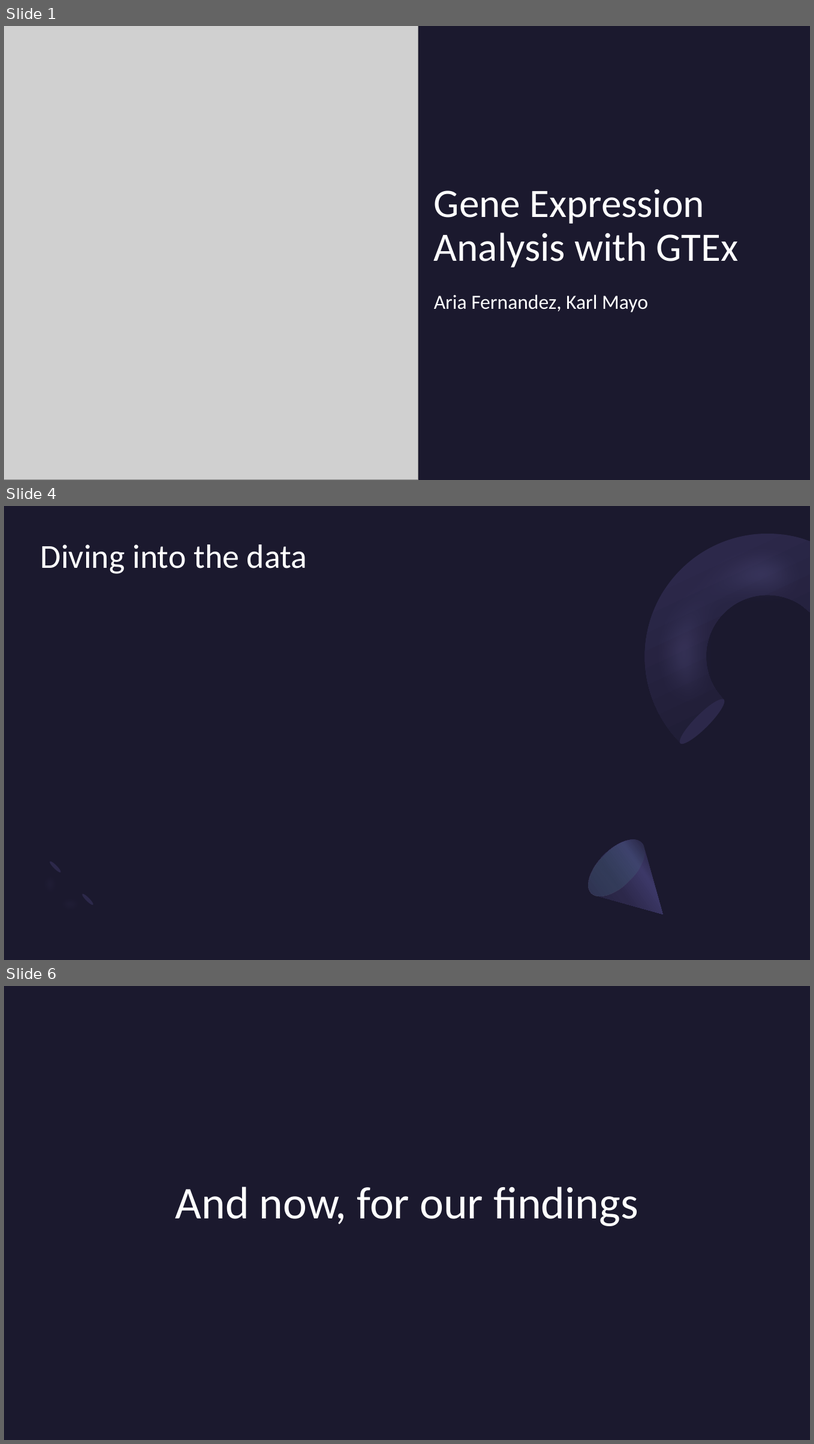
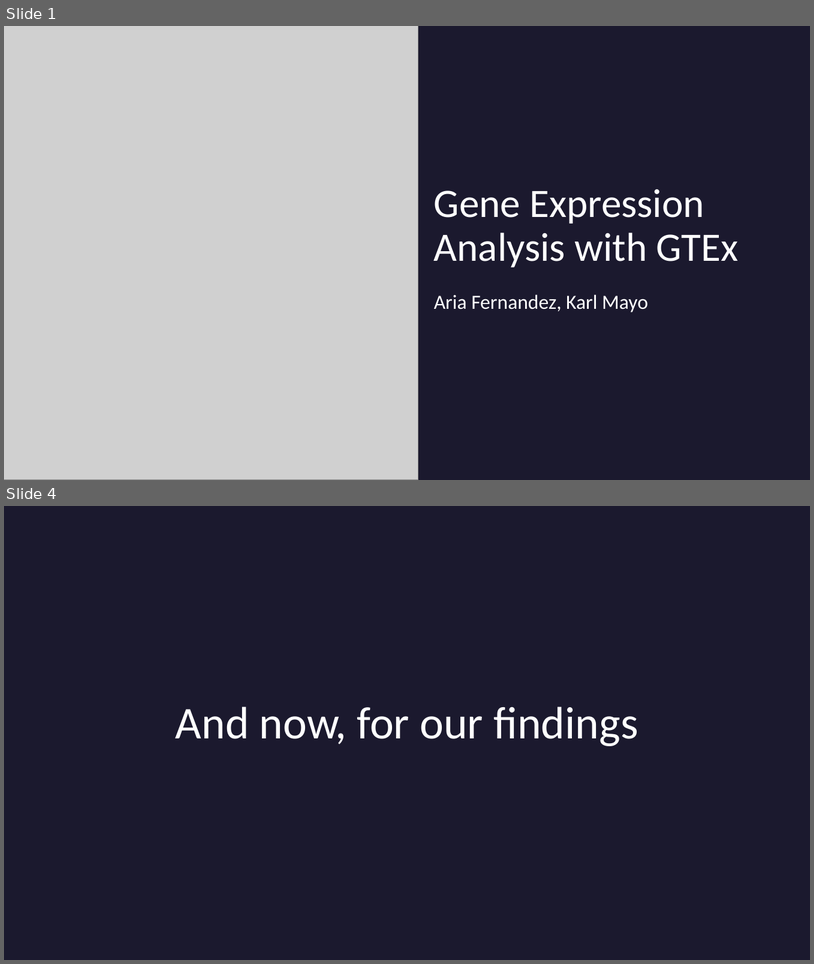
Before and after one commit to phoenixclaw03/STT_303_Final_Project, a slide deck: R Coding presentation.pptx. Shown one above the other, each under a label of ours: slides 1, 4 and 6 before the commit, slides 1 and 4 after it; the slides between them are not shown. The pictures are 814x1444 and 814x964 pixels, drawn with LibreOffice and Linux fonts; fonts in the diff are those of the drawing; grey boxes stand for pictures; background and template pictures are left out. Boxes give left, top, right and bottom in pixels: in the first picture for what was removed or moved away, otherwise in the second. Text is boxed around its words. In the diff, an @@ line names an element or a change of style, - is before the commit and + after.

```diff
--- a/R Coding presentation.pptx
+++ b/R Coding presentation.pptx
@@ slide 4 removed at <box>4,506,810,960</box>, background #1B192E @@
@@ freeform shape removed at <box>594,506,810,743</box> @@
@@ freeform shape removed at <box>594,506,810,759</box> @@
@@ title removed at <box>41,544,308,574</box> @@
-Diving into the data
@@ ellipse removed at <box>675,694,729,748</box> @@
@@ freeform shape removed at <box>579,830,689,939</box> @@
@@ ellipse removed at <box>579,830,654,906</box> @@
@@ group removed at <box>28,858,96,927</box>: 2 freeform shapes, 2 ellipses @@
@@ what was slide 6 is now slide 4 @@
```
Also in this commit, not shown: 2 slides changed, 3 slides added, 4 other slides removed.
